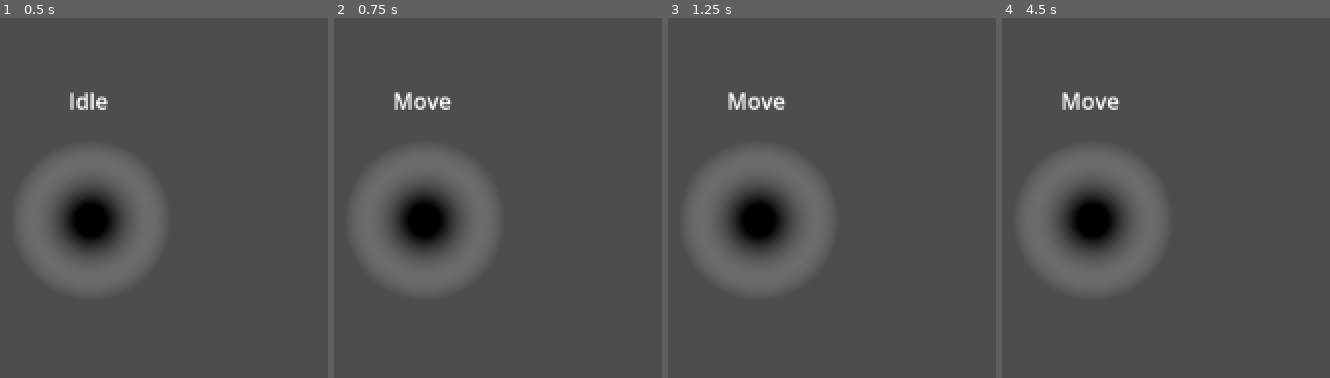
Above: before the commit, frames 1-4 (left to right).
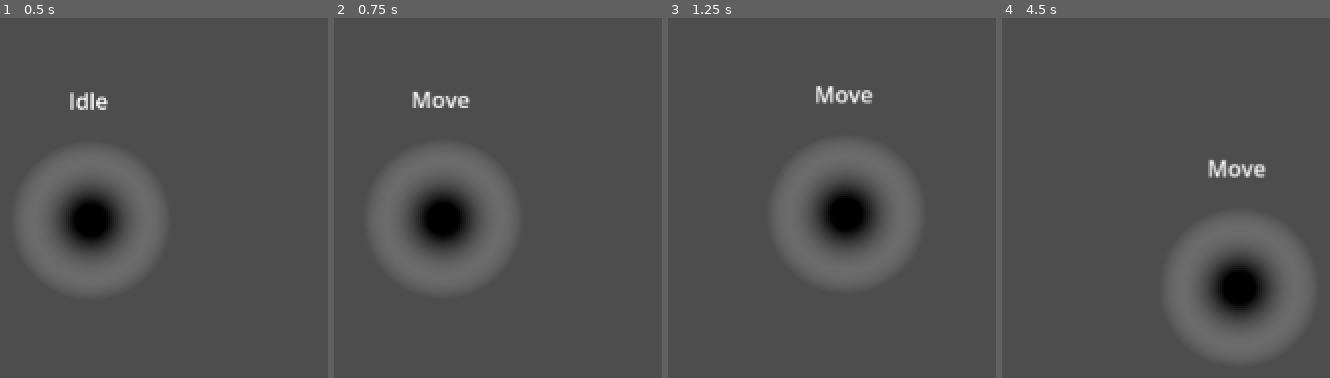
Above: after the commit, the same moments.

Repository: dwlee0802/ProbabilityShooter
Game: Godot game, scene res://Scenes/player_unit.tscn
Same seed, same stepped clock (60 frames per second), same inputs: the game is played once before the commit and once after it. This scene is started directly instead of the project's main scene.
Inputs (mouse positions are in pixels of both pictures, inside the frame that each line leads up to):
- Up to frame 1 (0.5 s): no input
- Up to frame 2 (0.75 s): tap Enter at 0.5 s; move the mouse to (outside the picture) at 0.52 s; right-click (outside the picture) at 0.6 s
- Up to frame 3 (1.25 s): no input
- Up to frame 4 (4.5 s): move the mouse to (outside the picture) at 1.27 s; tap Q (action_1) at 1.35, 4.35 s; right-click (outside the picture) at 1.55 s; move the mouse to (1274, 39) at 2.02 s; click (1274, 39) at 2.1 s; right-click (1274, 39) at 2.3 s; move the mouse to (outside the picture) at 2.77 s; right-click (outside the picture) at 2.85 s; move the mouse to (outside the picture) at 3.52 s; right-click (outside the picture) at 3.6 s; move the mouse to (outside the picture) at 4.27 s

Frame 1 is identical in both runs. In frame 2, 5.0% of the frame differs, in the area x 7-54%, y 20-71%; in frame 3, 14%; in frame 4, 17%, in the area x 7-93%, y 20-94%.

Commit message:
Functionality for individual states.

Diff:
--- a/Scenes/States/aim_state.gd
+++ b/Scenes/States/aim_state.gd
@@ -8,14 +8,14 @@
 @export
 var action_2_state: State
 
-var action: Action = 0
+var action: Action = Action.None
 
 
 func enter() -> void:
 	super()
 	parent.state_label.text = "Aim"
 
-func process_input(event: InputEvent) -> State:
+func process_input(_event: InputEvent) -> State:
 	if Input.is_action_just_pressed('left_click'):
 		match action:
 			Action.None:
--- a/Scenes/States/attack_state.gd
+++ b/Scenes/States/attack_state.gd
@@ -12,7 +12,7 @@
 	parent.state_label.text = "Action1"
 	timer.start(2)
 
-func process_input(event: InputEvent) -> State:
+func process_input(_event: InputEvent) -> State:
 	if Input.is_action_just_pressed("ui_cancel"):
 		return idle_state
 
--- a/Scenes/States/idle_state.gd
+++ b/Scenes/States/idle_state.gd
@@ -10,7 +10,7 @@
 	super()
 	parent.state_label.text = "Idle"
 
-func process_input(event: InputEvent) -> State:
+func process_input(_event: InputEvent) -> State:
 	# right clicking when Idle is move order
 	if Input.is_action_just_pressed('right_click'):
 		return move_state
@@ -21,5 +21,5 @@
 
 	return null
 
-func process_physics(delta: float) -> State:
+func process_physics(_delta: float) -> State:
 	return null
--- a/Scenes/States/move_state.gd
+++ b/Scenes/States/move_state.gd
@@ -3,13 +3,31 @@
 @export
 var idle_state: State
 
+var destination: Vector2
+
+
 func enter() -> void:
 	super()
 	parent.state_label.text = "Move"
+	destination = parent.get_global_mouse_position()
+	print(destination)
 
-func process_input(event: InputEvent) -> State:
+func process_input(_event: InputEvent) -> State:
 	# right clicking when Idle is move order
 	if Input.is_action_just_pressed("ui_cancel"):
 		return idle_state
+	if Input.is_action_just_pressed("right_click"):
+		destination = parent.get_global_mouse_position()
+		print(destination)
 
 	return null
+
+func process_physics(_delta: float) -> State:
+	if destination.distance_to(parent.global_position) < 1:
+		print("arrived")
+		return idle_state
+
+	var direction: Vector2 = parent.global_position.direction_to(destination)
+	parent.move_and_collide(direction * parent.movement_speed * _delta)
+
+	return null
--- a/Scenes/player_unit.gd
+++ b/Scenes/player_unit.gd
@@ -6,6 +6,9 @@
 
 @onready
 var state_machine: StateMachine = $StateMachine
+
+@export
+var movement_speed: float = 100
 
 
 func _ready() -> void:
